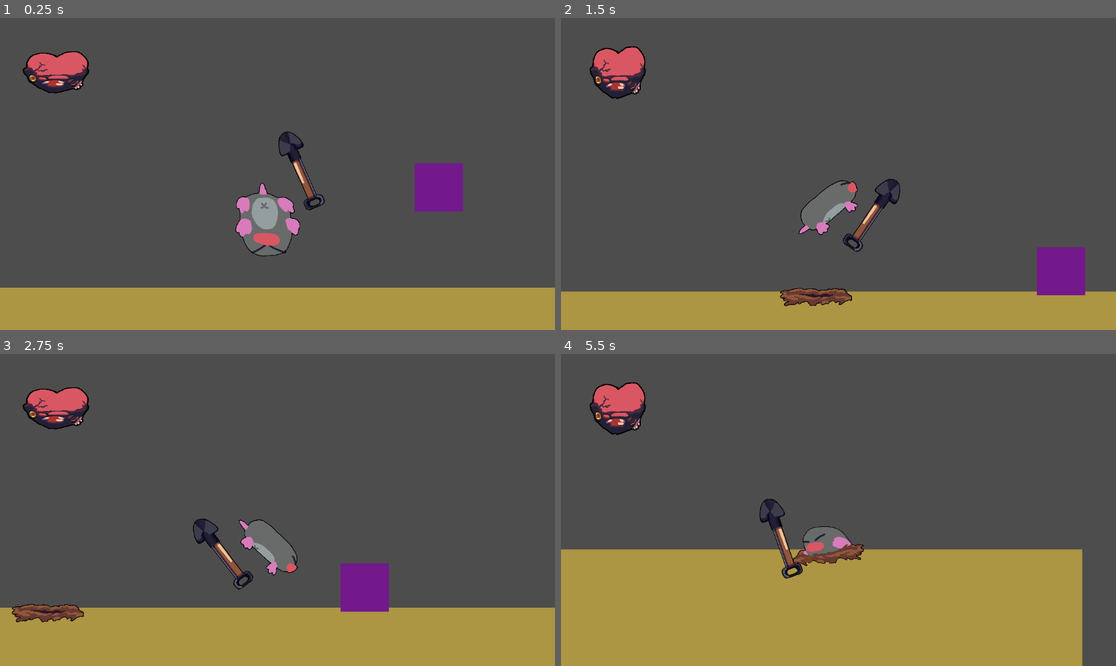
Above: before the commit, frames 1-4 (two rows, left to right).
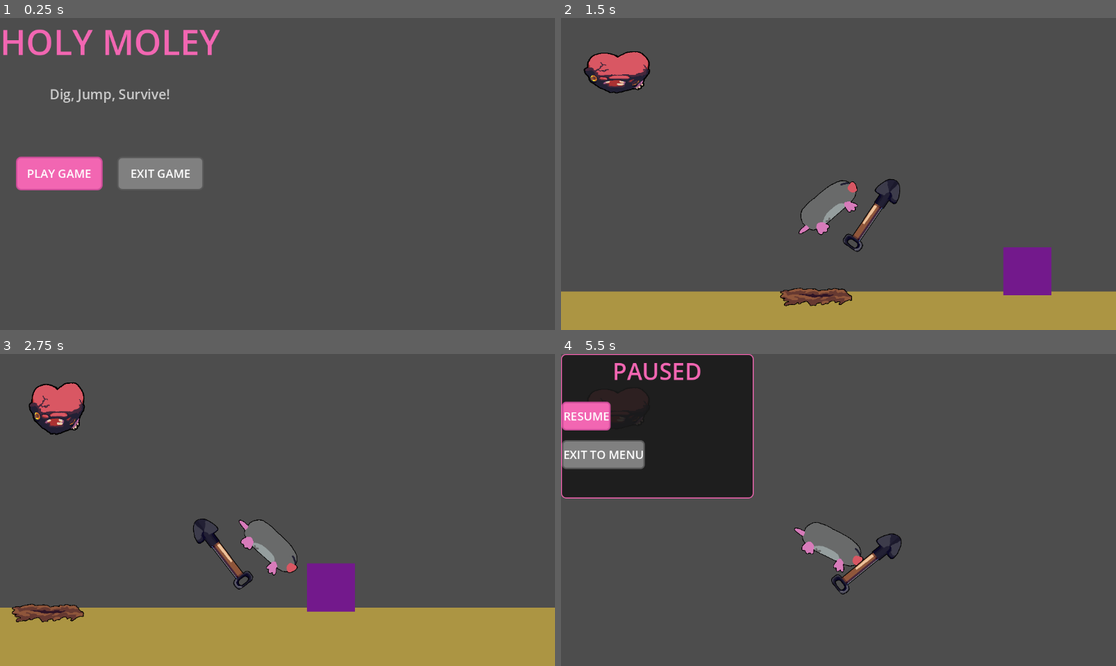
Above: after the commit, the same moments.

Repository: Geofoods/Holy-Moly
Game: Godot game, scene res://scenes/intro.tscn
Two runs of this game, one before a commit and one after it. Both use one fixed random seed, a clock stepped at 60 frames per second and the inputs below. Before the commit the project starts from res://scenes/main.tscn.
Inputs (mouse positions are in pixels of both pictures, inside the frame that each line leads up to):
- Up to frame 1 (0.25 s): no input
- Up to frame 2 (1.5 s): click (622, 174) at 0.5 s, where only the run after the commit has a clickable "PLAY GAME"; tap Enter (ui_accept) at 1.25 s; move the mouse to (960, 158) at 1.27 s; hold Right (ui_right) from 1.28 s (still down); tap Shift (dig_dash) at 1.35 s; click (960, 158) at 1.42 s
- Up to frame 3 (2.75 s): keep holding Right (ui_right); tap Enter (ui_accept) at 1.52, 2.27 s; move the mouse to (166, 525) at 2.02 s; tap Alt at 2.1 s
- Up to frame 4 (5.5 s): move the mouse to (894, 441) at 2.77 s; release Right (ui_right) at 2.78 s; hold Left (ui_left) 2.78-3.53 s; tap Shift (dig_dash) at 2.85, 4.35 s; move the mouse to (810, 572) at 3.52 s; hold Right (ui_right) 3.53-5.03 s; tap Alt at 3.6, 5.1 s; click (810, 572) at 3.67 s; tap Enter (ui_accept) at 3.77, 4.52, 5.27 s; move the mouse to (1005, 556) at 4.27 s; tap Escape at 4.9 s; move the mouse to (672, 463) at 5.02 s; hold Left (ui_left) from 5.03 s (still down)

The runs differ from the first frame. In frame 1, 23% of the frame differs, in the area x 0-100%, y 3-100%; in frame 2, 2.7%; in frame 3, 2.7%; in frame 4, 52%, in the area x 0-94%, y 0-100%.

Commit message:
chopped main menu

Diff:
--- a/project.godot
+++ b/project.godot
@@ -11,7 +11,7 @@
 [application]
 
 config/name="Holy Moley"
-run/main_scene="res://scenes/main.tscn"
+run/main_scene="res://scenes/intro.tscn"
 config/features=PackedStringArray("4.6", "Forward Plus")
 config/icon="res://icon.svg"
 
--- /dev/null
+++ b/scenes/intro.tscn
@@ -0,0 +1,148 @@
+[gd_scene format=3 uid="uid://d2i1x8x1y6p8"]
+
+[ext_resource type="Script" path="res://scripts/intro.gd" id="1_h1b2y"]
+[ext_resource type="Texture2D" uid="uid://dfykrb6hlx3b" path="res://sprites/molejumpbold.png" id="2_molejump"]
+
+[sub_resource type="StyleBoxFlat" id="StyleBoxFlat_playbutton"]
+bg_color = Color(0.95, 0.4, 0.7, 1)
+border_width_left = 3
+border_width_top = 3
+border_width_right = 3
+border_width_bottom = 3
+border_color = Color(0.8, 0.3, 0.6, 1)
+corner_radius_top_left = 10
+corner_radius_top_right = 10
+corner_radius_bottom_right = 10
+corner_radius_bottom_left = 10
+
+[sub_resource type="StyleBoxFlat" id="StyleBoxFlat_playbutton_hover"]
+bg_color = Color(1.0, 0.5, 0.8, 1)
+border_width_left = 3
+border_width_top = 3
+border_width_right = 3
+border_width_bottom = 3
+border_color = Color(0.9, 0.4, 0.7, 1)
+corner_radius_top_left = 10
+corner_radius_top_right = 10
+corner_radius_bottom_right = 10
+corner_radius_bottom_left = 10
+
+[sub_resource type="StyleBoxFlat" id="StyleBoxFlat_exitbutton"]
+bg_color = Color(0.5, 0.5, 0.5, 1)
+border_width_left = 3
+border_width_top = 3
+border_width_right = 3
+border_width_bottom = 3
+border_color = Color(0.35, 0.35, 0.35, 1)
+corner_radius_top_left = 10
+corner_radius_top_right = 10
+corner_radius_bottom_right = 10
+corner_radius_bottom_left = 10
+
+[sub_resource type="StyleBoxFlat" id="StyleBoxFlat_exitbutton_hover"]
+bg_color = Color(0.65, 0.65, 0.65, 1)
+border_width_left = 3
+border_width_top = 3
+border_width_right = 3
+border_width_bottom = 3
+border_color = Color(0.5, 0.5, 0.5, 1)
+corner_radius_top_left = 10
+corner_radius_top_right = 10
+corner_radius_bottom_right = 10
+corner_radius_bottom_left = 10
+
+[node name="IntroScreen" type="Control"]
+layout_mode = 3
+anchors_left = 0.0
+anchors_top = 0.0
+anchors_right = 1.0
+anchors_bottom = 1.0
+script = ExtResource("1_h1b2y")
+
+[node name="Background" type="ColorRect" parent="."]
+layout_mode = 1
+anchors_left = 0.0
+anchors_top = 0.0
+anchors_right = 1.0
+anchors_bottom = 1.0
+color = Color(0.2, 0.2, 0.2, 1)
+
+[node name="MoleAnimation" type="TextureRect" parent="."]
+layout_mode = 1
+anchors_left = 0.0
+anchors_top = 0.0
+anchors_right = 0.0
+anchors_bottom = 1.0
+offset_left = -200.0
+offset_right = -100.0
+texture = ExtResource("2_molejump")
+expand_mode = 1
+stretch_mode = 1
+
+[node name="CenterContainer" type="CenterContainer" parent="."]
+layout_mode = 1
+anchors_left = 0.0
+anchors_top = 0.0
+anchors_right = 1.0
+anchors_bottom = 1.0
+
+[node name="VBoxContainer" type="VBoxContainer" parent="CenterContainer"]
+layout_mode = 2
+size_flags_horizontal = 2
+size_flags_vertical = 2
+alignment = 1
+theme_override_constants/separation = 40
+
+[node name="TitleLabel" type="Label" parent="CenterContainer/VBoxContainer"]
+layout_mode = 2
+text = "HOLY MOLEY"
+theme_override_font_sizes/font_size = 72
+theme_override_colors/font_color = Color(0.95, 0.4, 0.7, 1)
+horizontal_alignment = 1
+
+[node name="SubtitleLabel" type="Label" parent="CenterContainer/VBoxContainer"]
+layout_mode = 2
+text = "Dig, Jump, Survive!"
+theme_override_font_sizes/font_size = 28
+theme_override_colors/font_color = Color(0.8, 0.8, 0.8, 1)
+horizontal_alignment = 1
+
+[node name="Spacer" type="Control" parent="CenterContainer/VBoxContainer"]
+layout_mode = 2
+custom_minimum_size = Vector2(0, 30)
+
+[node name="ButtonContainer" type="HBoxContainer" parent="CenterContainer/VBoxContainer"]
+layout_mode = 2
+alignment = 1
+theme_override_constants/separation = 30
+
+[node name="PlayButton" type="Button" parent="CenterContainer/VBoxContainer/ButtonContainer"]
+layout_mode = 2
+size_flags_horizontal = 0
+custom_minimum_size = Vector2(180, 70)
+text = "PLAY GAME"
+theme_override_font_sizes/font_size = 24
+theme_override_colors/font_color = Color(1, 1, 1, 1)
+theme_override_colors/font_outline_color = Color(0, 0, 0, 1)
+theme_override_colors/font_outline_size = 2
+theme_override_styles/normal = SubResource("StyleBoxFlat_playbutton")
+theme_override_styles/hover = SubResource("StyleBoxFlat_playbutton_hover")
+theme_override_styles/pressed = SubResource("StyleBoxFlat_playbutton_hover")
+theme_override_styles/focus = SubResource("StyleBoxFlat_playbutton_hover")
+
+[node name="ExitButton" type="Button" parent="CenterContainer/VBoxContainer/ButtonContainer"]
+layout_mode = 2
+size_flags_horizontal = 0
+custom_minimum_size = Vector2(180, 70)
+text = "EXIT GAME"
+theme_override_font_sizes/font_size = 24
+theme_override_colors/font_color = Color(1, 1, 1, 1)
+theme_override_colors/font_outline_color = Color(0, 0, 0, 1)
+theme_override_colors/font_outline_size = 2
+theme_override_styles/normal = SubResource("StyleBoxFlat_exitbutton")
+theme_override_styles/hover = SubResource("StyleBoxFlat_exitbutton_hover")
+theme_override_styles/pressed = SubResource("StyleBoxFlat_exitbutton_hover")
+theme_override_styles/focus = SubResource("StyleBoxFlat_exitbutton_hover")
+
+[connection signal="pressed" from="CenterContainer/VBoxContainer/ButtonContainer/PlayButton" to="." method="_on_play_pressed"]
+[connection signal="pressed" from="CenterContainer/VBoxContainer/ButtonContainer/ExitButton" to="." method="_on_exit_pressed"]
--- a/scenes/main.tscn
+++ b/scenes/main.tscn
@@ -3,6 +3,7 @@
 [ext_resource type="PackedScene" uid="uid://p1of6ummc17j" path="res://scenes/mole.tscn" id="1_o5qli"]
 [ext_resource type="PackedScene" uid="uid://dnp3icrndkjm8" path="res://scenes/enemy.tscn" id="2_enemy"]
 [ext_resource type="PackedScene" uid="uid://c6xus6tuhcmfo" path="res://scenes/heart.tscn" id="3_sugp2"]
+[ext_resource type="PackedScene" uid="uid://d2i1x8x1y6p9" path="res://scenes/pause_menu.tscn" id="4_pause"]
 
 [sub_resource type="RectangleShape2D" id="RectangleShape2D_ig7tw"]
 size = Vector2(4868, 657)
@@ -40,3 +41,5 @@
 [node name="heart" parent="CanvasLayer" unique_id=1207891791 instance=ExtResource("3_sugp2")]
 position = Vector2(117.99999, 113.99999)
 scale = Vector2(0.24147864, 0.24147864)
+
+[node name="PauseMenu" parent="." instance=ExtResource("4_pause")]
--- /dev/null
+++ b/scenes/pause_menu.tscn
@@ -0,0 +1,134 @@
+[gd_scene format=3 uid="uid://d2i1x8x1y6qa"]
+
+[ext_resource type="Script" path="res://scripts/pause_menu.gd" id="1_pause"]
+
+[sub_resource type="StyleBoxFlat" id="StyleBoxFlat_pausebg"]
+bg_color = Color(0.1, 0.1, 0.1, 0.9)
+border_width_left = 2
+border_width_top = 2
+border_width_right = 2
+border_width_bottom = 2
+border_color = Color(0.95, 0.4, 0.7, 1)
+corner_radius_top_left = 10
+corner_radius_top_right = 10
+corner_radius_bottom_right = 10
+corner_radius_bottom_left = 10
+
+[sub_resource type="StyleBoxFlat" id="StyleBoxFlat_resumebutton"]
+bg_color = Color(0.95, 0.4, 0.7, 1)
+border_width_left = 3
+border_width_top = 3
+border_width_right = 3
+border_width_bottom = 3
+border_color = Color(0.8, 0.3, 0.6, 1)
+corner_radius_top_left = 8
+corner_radius_top_right = 8
+corner_radius_bottom_right = 8
+corner_radius_bottom_left = 8
+
+[sub_resource type="StyleBoxFlat" id="StyleBoxFlat_resumebutton_hover"]
+bg_color = Color(1.0, 0.5, 0.8, 1)
+border_width_left = 3
+border_width_top = 3
+border_width_right = 3
+border_width_bottom = 3
+border_color = Color(0.9, 0.4, 0.7, 1)
+corner_radius_top_left = 8
+corner_radius_top_right = 8
+corner_radius_bottom_right = 8
+corner_radius_bottom_left = 8
+
+[sub_resource type="StyleBoxFlat" id="StyleBoxFlat_exitbutton"]
+bg_color = Color(0.5, 0.5, 0.5, 1)
+border_width_left = 3
+border_width_top = 3
+border_width_right = 3
+border_width_bottom = 3
+border_color = Color(0.35, 0.35, 0.35, 1)
+corner_radius_top_left = 8
+corner_radius_top_right = 8
+corner_radius_bottom_right = 8
+corner_radius_bottom_left = 8
+
+[sub_resource type="StyleBoxFlat" id="StyleBoxFlat_exitbutton_hover"]
+bg_color = Color(0.65, 0.65, 0.65, 1)
+border_width_left = 3
+border_width_top = 3
+border_width_right = 3
+border_width_bottom = 3
+border_color = Color(0.5, 0.5, 0.5, 1)
+corner_radius_top_left = 8
+corner_radius_top_right = 8
+corner_radius_bottom_right = 8
+corner_radius_bottom_left = 8
+
+[node name="PauseMenu" type="CanvasLayer"]
+script = ExtResource("1_pause")
+
+[node name="DimBackground" type="ColorRect" parent="."]
+visible = false
+anchors_left = 0.0
+anchors_top = 0.0
+anchors_right = 1.0
+anchors_bottom = 1.0
+color = Color(0, 0, 0, 0.6)
+
+[node name="CenterContainer" type="CenterContainer" parent="."]
+visible = false
+anchors_left = 0.0
+anchors_top = 0.0
+anchors_right = 1.0
+anchors_bottom = 1.0
+layout_mode = 1
+
+[node name="PausePanel" type="PanelContainer" parent="CenterContainer"]
+layout_mode = 2
+custom_minimum_size = Vector2(400, 300)
+theme_override_styles/panel = SubResource("StyleBoxFlat_pausebg")
+
+[node name="VBoxContainer" type="VBoxContainer" parent="CenterContainer/PausePanel"]
+layout_mode = 2
+theme_override_constants/separation = 30
+
+[node name="TitleLabel" type="Label" parent="CenterContainer/PausePanel/VBoxContainer"]
+layout_mode = 2
+text = "PAUSED"
+theme_override_font_sizes/font_size = 48
+theme_override_colors/font_color = Color(0.95, 0.4, 0.7, 1)
+horizontal_alignment = 1
+
+[node name="ButtonContainer" type="VBoxContainer" parent="CenterContainer/PausePanel/VBoxContainer"]
+layout_mode = 2
+theme_override_constants/separation = 20
+alignment = 1
+
+[node name="ResumeButton" type="Button" parent="CenterContainer/PausePanel/VBoxContainer/ButtonContainer"]
+layout_mode = 2
+size_flags_horizontal = 2
+custom_minimum_size = Vector2(0, 60)
+text = "RESUME"
+theme_override_font_sizes/font_size = 24
+theme_override_colors/font_color = Color(1, 1, 1, 1)
+theme_override_colors/font_outline_color = Color(0, 0, 0, 1)
+theme_override_colors/font_outline_size = 2
+theme_override_styles/normal = SubResource("StyleBoxFlat_resumebutton")
+theme_override_styles/hover = SubResource("StyleBoxFlat_resumebutton_hover")
+theme_override_styles/pressed = SubResource("StyleBoxFlat_resumebutton_hover")
+theme_override_styles/focus = SubResource("StyleBoxFlat_resumebutton_hover")
+
+[node name="ExitButton" type="Button" parent="CenterContainer/PausePanel/VBoxContainer/ButtonContainer"]
+layout_mode = 2
+size_flags_horizontal = 2
+custom_minimum_size = Vector2(0, 60)
+text = "EXIT TO MENU"
+theme_override_font_sizes/font_size = 24
+theme_override_colors/font_color = Color(1, 1, 1, 1)
+theme_override_colors/font_outline_color = Color(0, 0, 0, 1)
+theme_override_colors/font_outline_size = 2
+theme_override_styles/normal = SubResource("StyleBoxFlat_exitbutton")
+theme_override_styles/hover = SubResource("StyleBoxFlat_exitbutton_hover")
+theme_override_styles/pressed = SubResource("StyleBoxFlat_exitbutton_hover")
+theme_override_styles/focus = SubResource("StyleBoxFlat_exitbutton_hover")
+
+[connection signal="pressed" from="CenterContainer/PausePanel/VBoxContainer/ButtonContainer/ResumeButton" to="." method="_on_resume_pressed"]
+[connection signal="pressed" from="CenterContainer/PausePanel/VBoxContainer/ButtonContainer/ExitButton" to="." method="_on_exit_pressed"]
--- /dev/null
+++ b/scripts/intro.gd
@@ -0,0 +1,26 @@
+extends Control
+
+func _ready():
+	animate_intro()
+
+func animate_intro():
+	var mole = $MoleAnimation
+	var vbox = $CenterContainer/VBoxContainer
+
+	var tween = create_tween()
+	tween.set_ease(Tween.EASE_IN_OUT)
+	tween.set_trans(Tween.TRANS_SINE)
+	tween.tween_property(mole, "offset_left", 1400.0, 2.0)
+	tween.tween_property(mole, "offset_right", 1500.0, 2.0)
+
+	await get_tree().create_timer(0.5).timeout
+	var ui_tween = create_tween()
+	ui_tween.set_ease(Tween.EASE_OUT)
+	ui_tween.set_trans(Tween.TRANS_CUBIC)
+	ui_tween.tween_property(vbox, "modulate:a", 1.0, 1.5)
+
+func _on_play_pressed():
+	get_tree().change_scene_to_file("res://scenes/main.tscn")
+
+func _on_exit_pressed():
+	get_tree().quit()
--- /dev/null
+++ b/scripts/pause_menu.gd
@@ -0,0 +1,30 @@
+extends CanvasLayer
+
+signal pause_toggled(is_paused: bool)
+
+var is_paused = false
+
+func _ready():
+	get_tree().paused = false
+
+func _input(event):
+	if event is InputEventKey and event.pressed:
+		if event.keycode == KEY_ESCAPE:
+			toggle_pause()
+			get_tree().root.set_input_as_handled()
+
+func toggle_pause():
+	is_paused = !is_paused
+	get_tree().paused = is_paused
+
+	$DimBackground.visible = is_paused
+	$CenterContainer.visible = is_paused
+
+	pause_toggled.emit(is_paused)
+
+func _on_resume_pressed():
+	toggle_pause()
+
+func _on_exit_pressed():
+	get_tree().paused = false
+	get_tree().change_scene_to_file("res://scenes/intro.tscn")
Not shown, added: scripts/intro.gd.uid
Not shown, added: scripts/pause_menu.gd.uid
